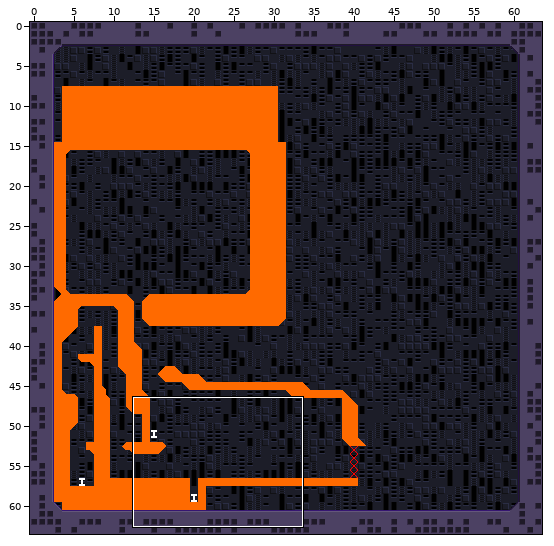
Tiled map -- Assets/tiled/prototype_PrototypeSprites.tmx. The picture above shows the old version from afar; the outline marks the close-up.
Close-up. First the earlier version:
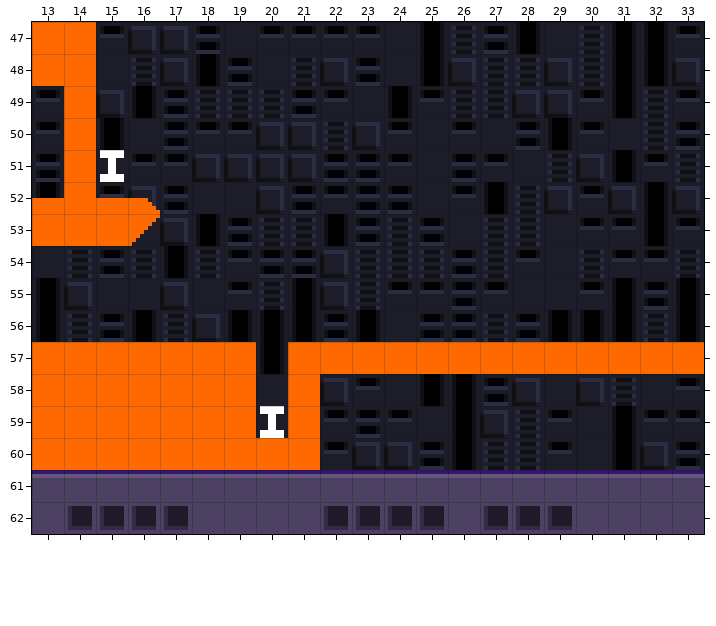
Cells are 8x8 px. Shown: x 13..33, y 47..62. The commit also changed other parts of the map, which this record leaves out.
Now the later version:
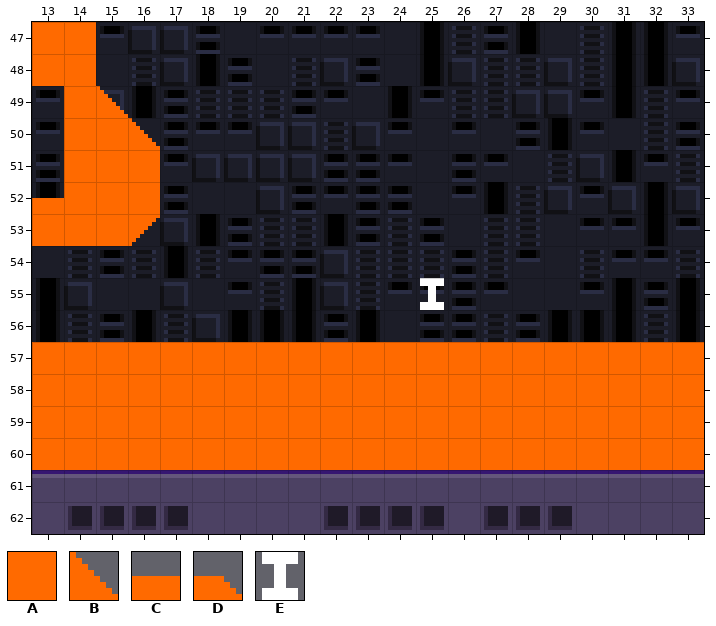
Key: from "prototype": A 0, B 2, C 6, D 17, E 49.
_ is an empty cell.
The edit:
Layer "Geometry":
The author changed tile C to tile A in row 52 at x 15.
The author changed tile D to tile A in row 52 at x 16.
Tile A now appears in row 50 at x 15; in row 51 at x 15 to 16; in row 57 at x 20; in rows 58 to 59 at x 20 and 22 to 33; in row 60 at x 22 to 33.
Tile B now appears in row 49 at x 15; in row 50 at x 16.
Layer "Items - HIDE ME":
Tile E now appears in row 55 at x 25.
The author cleared tile E in row 51 at x 15; in row 59 at x 20.
Pixel boxes of the changes (left, top, right, bottom) in both close-ups:
changed: (96, 86, 160, 210)
added: (420, 278, 444, 310)
changed: (256, 342, 288, 438)
added: (320, 374, 704, 470)
